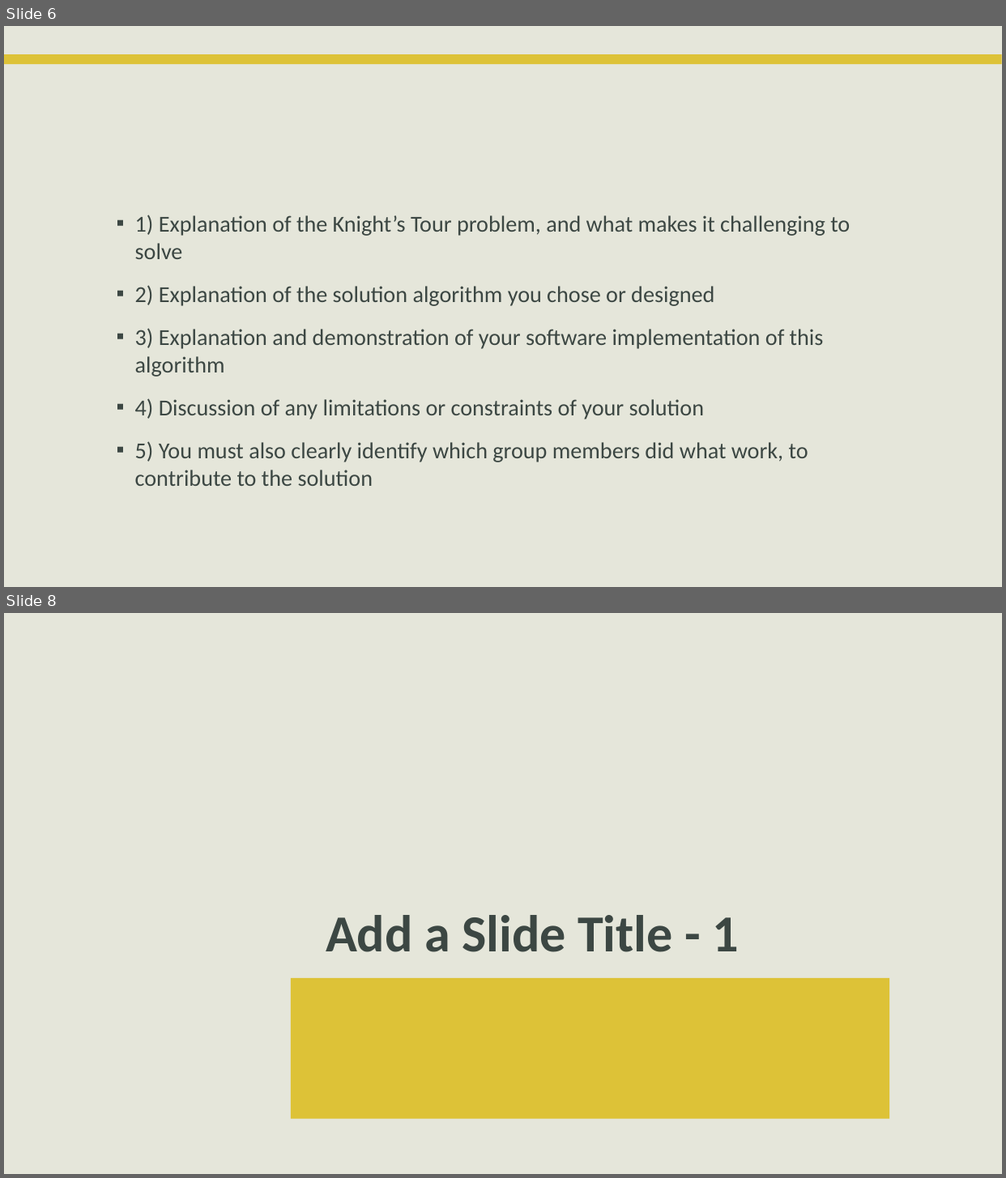
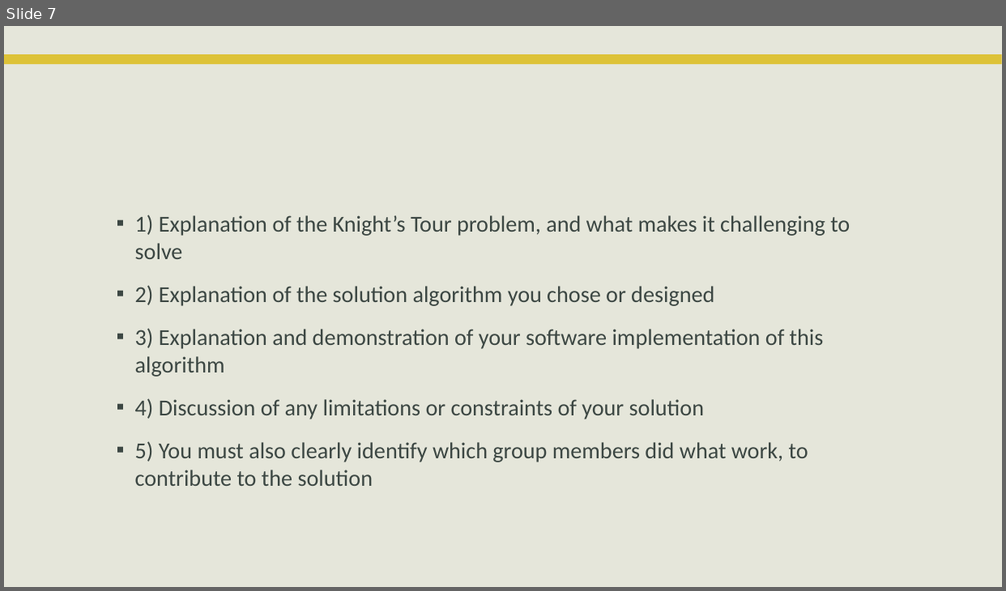
Before and after one commit to PhilipCastiglione/SIT215_PBL2, a slide deck: PST_2.pptx. Shown one above the other, each under a label of ours: slides 6 and 8 before the commit, slide 7 after it; the slides between them are not shown. The pictures are 1006x1178 and 1006x591 pixels, drawn with LibreOffice and Linux fonts; fonts in the diff are those of the drawing; background and template pictures are left out. Boxes give left, top, right and bottom in pixels: in the first picture for what was removed or moved away, otherwise in the second. Text is boxed around its words. In the diff, an @@ line names an element or a change of style, - is before the commit and + after.

```diff
--- a/PST_2.pptx
+++ b/PST_2.pptx
@@ slide 8 removed at (4,613,1002,1174), background picture (left out) @@
@@ title removed at (326,915,739,952) @@
-Add a Slide Title - 1
@@ rectangle removed at (291,978,889,1119) @@
@@ what was slide 6 is now slide 7 @@
```
Also in this commit, not shown: 2 slides changed, 1 slide added, 1 other slide removed.
